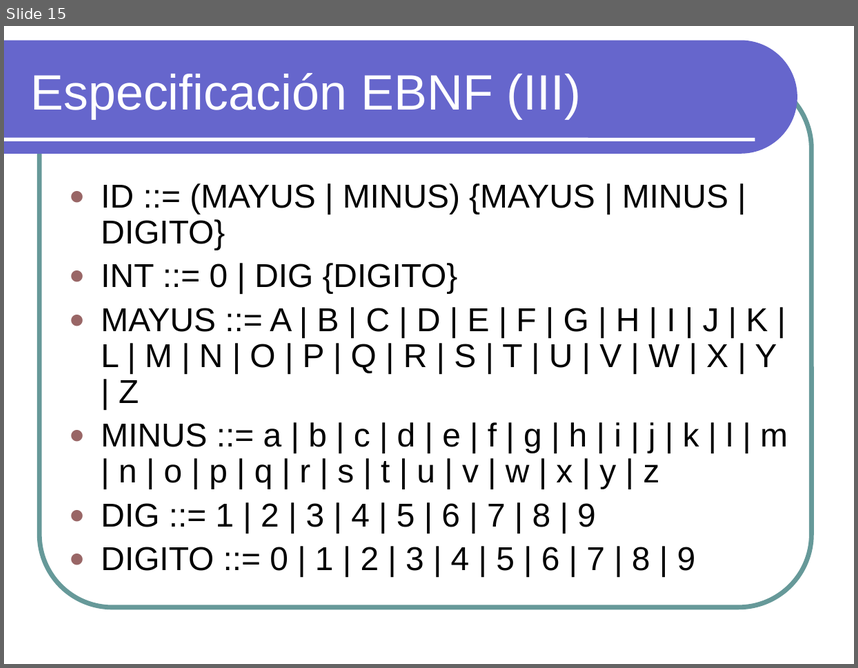
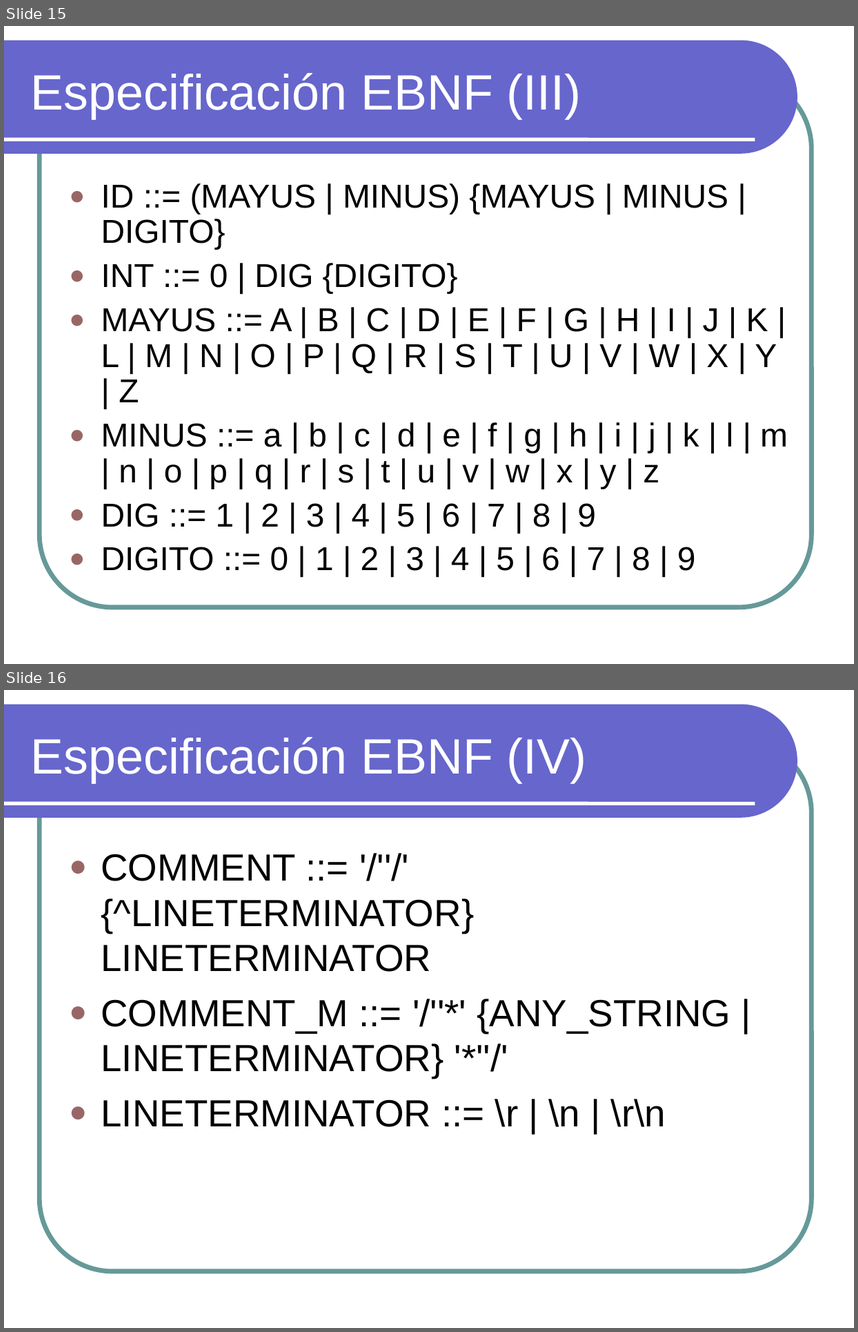
Before and after one commit to txedo/pl-graphs, a slide deck: 2 - Problema y Lenguaje/Sesion1.ppt. Shown one above the other, each under a label of ours: slide 15 before the commit, slides 15 and 16 after it. The pictures are 858x668 and 858x1332 pixels, drawn with LibreOffice and Linux fonts; fonts in the diff are those of the drawing. Boxes give left, top, right and bottom in pixels: in the first picture for what was removed or moved away, otherwise in the second. Text is boxed around its words. In the diff, an @@ line names an element or a change of style, - is before the commit and + after.

```diff
--- a/2 - Problema y Lenguaje/Sesion1.ppt
+++ b/2 - Problema y Lenguaje/Sesion1.ppt
@@ slide 16 added at (4, 690, 854, 1328), background #FFFFFF; not listed: 3 template elements that a slide beside it also shows @@
@@ title added at (31, 737, 587, 782), 42 pt, text #FFFFFF @@
+Especificación EBNF (IV)
@@ text added at (101, 854, 731, 1127), 32 pt, text #000000 @@
+● COMMENT ::= '/''/' {^LINETERMINATOR} LINETERMINATOR
+● COMMENT_M ::= '/''*' {ANY_STRING | LINETERMINATOR} '*''/'
+● LINETERMINATOR ::= \r | \n | \r\n
```
Also in this commit, not shown: 18 other slides changed, 1 other slide added.
